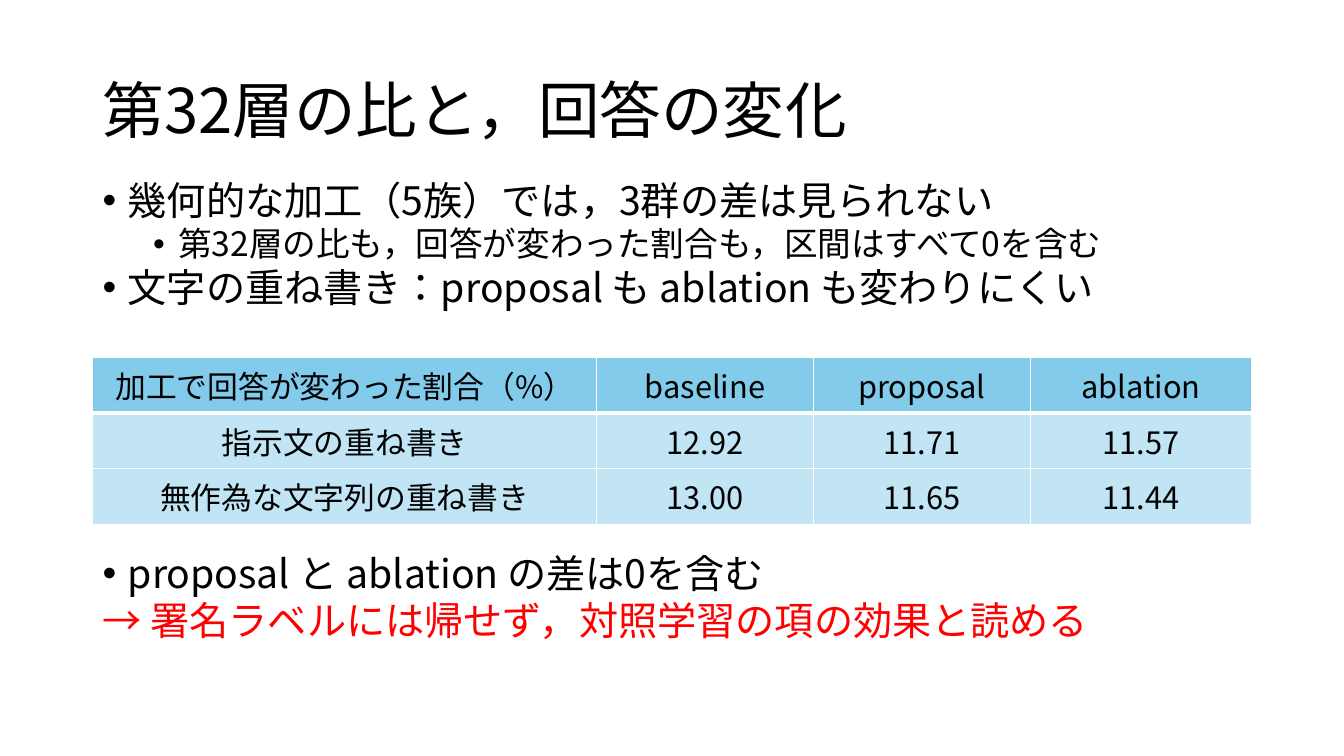
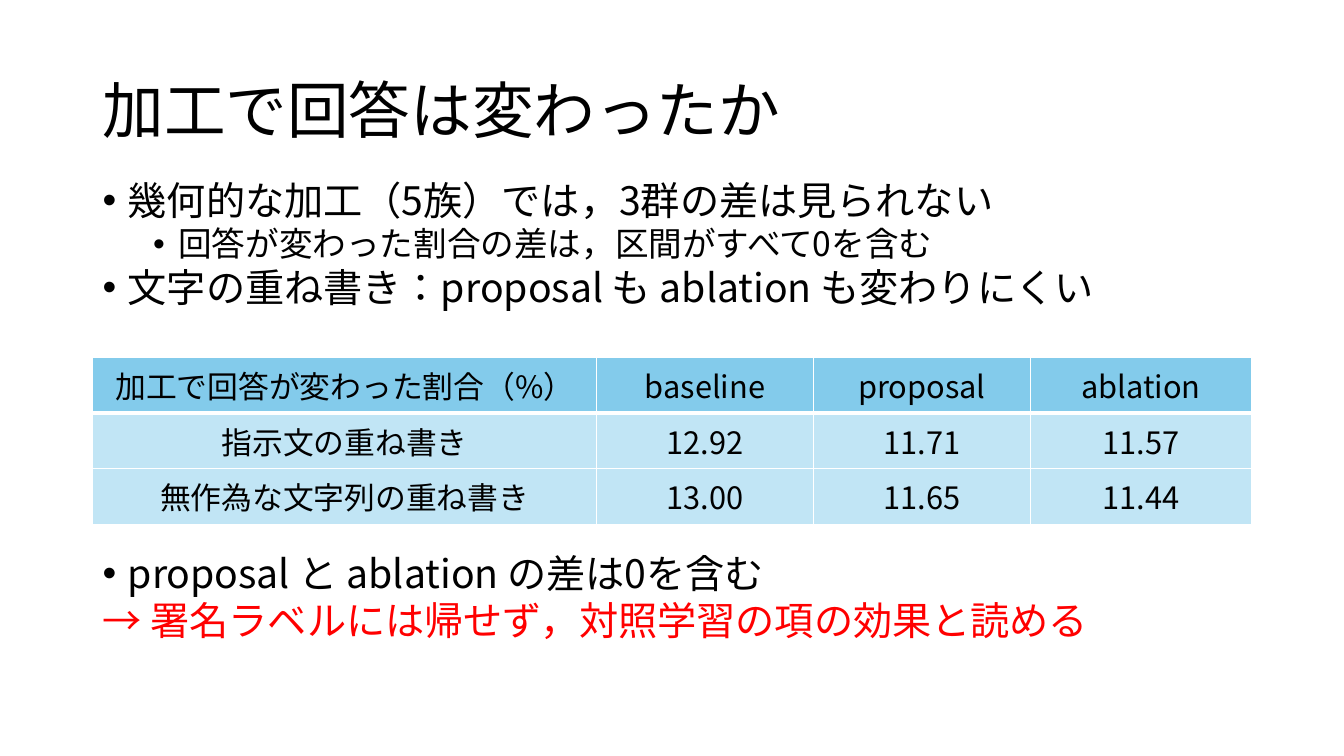
Before and after one commit to tomoking2004/cotar, a slide deck: slide 9 of presentations/20261030_進捗報告.pptx (slide 12 before the commit). Drawn at 1344x756 pixels with LibreOffice and Linux fonts; fonts in the diff are those of the drawing. Boxes give left, top, right and bottom in pixels: in the first picture for what was removed or moved away, otherwise in the second. Text is boxed around its words. In the diff, an @@ line names an element or a change of style, - is before the commit and + after.

```diff
--- a/presentations/20261030_進捗報告.pptx
+++ b/presentations/20261030_進捗報告.pptx
@@ title at <box>102,80,780,138</box>: text changed @@
-第32層の比と，回答の変化
+加工で回答は変わったか
@@ text at <box>178,227,932,260</box>: text changed @@
-  • 第32層の比も，回答が変わった割合も，区間はすべて0を含む
+  • 回答が変わった割合の差は，区間がすべて0を含む
```
Also in this commit, not shown: 4 other slides changed, 3 slides removed.
